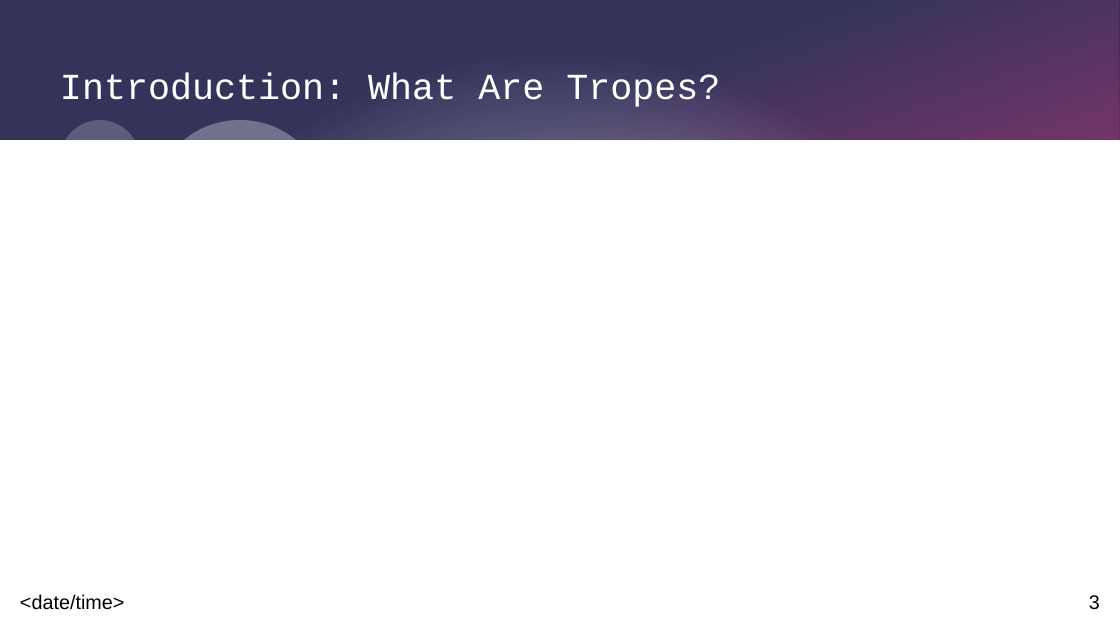
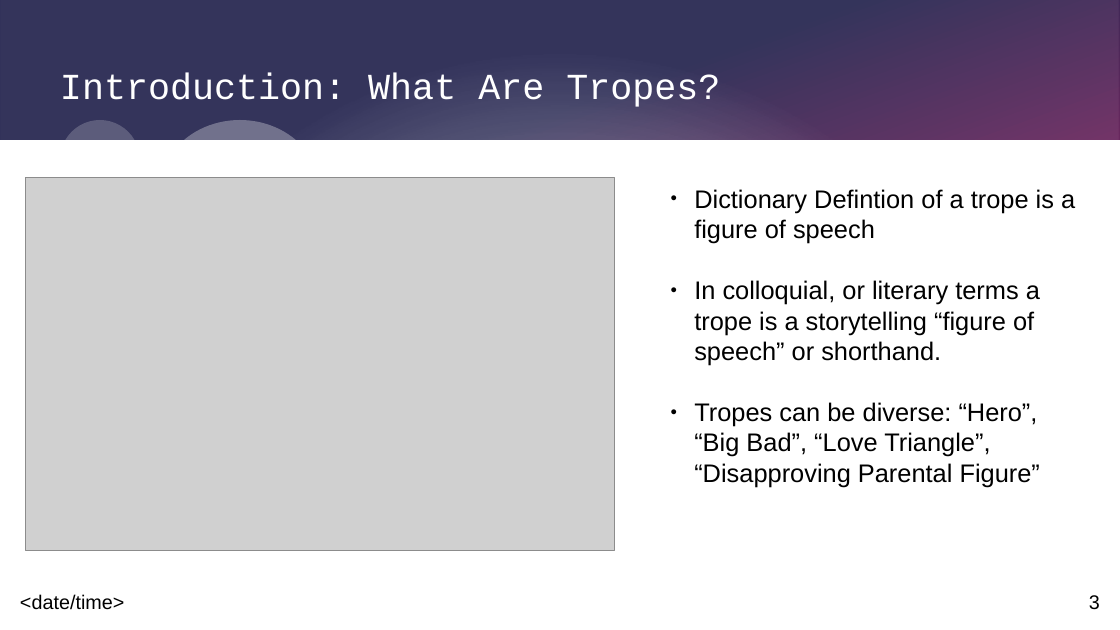
Before and after one commit to SacredFisher/Python_Project, a slide deck: slide 3 of SrikarP_FilmProject.pptx. Drawn at 1120x630 pixels with LibreOffice and Linux fonts; fonts in the diff are those of the drawing; grey boxes stand for pictures. Boxes give left, top, right and bottom in pixels: in the first picture for what was removed or moved away, otherwise in the second. Text is boxed around its words. In the diff, an @@ line names an element or a change of style, - is before the commit and + after.

Commit message:
Cleaning Up Figures

```diff
--- a/SrikarP_FilmProject.pptx
+++ b/SrikarP_FilmProject.pptx
@@ picture added at (25,178,615,551) @@
@@ text added at (694,189,1075,487), 18 pt, text #000000 @@
+● Dictionary Defintion of a trope is a figure of speech
+● In colloquial, or literary terms a trope is a storytelling “figure of speech” or shorthand.
+● Tropes can be diverse: “Hero”, “Big Bad”, “Love Triangle”, “Disapproving Parental Figure”
```
Also in this commit, not shown: 3 other slides changed, 2 slides added, 2 slides removed, 1 other file.
